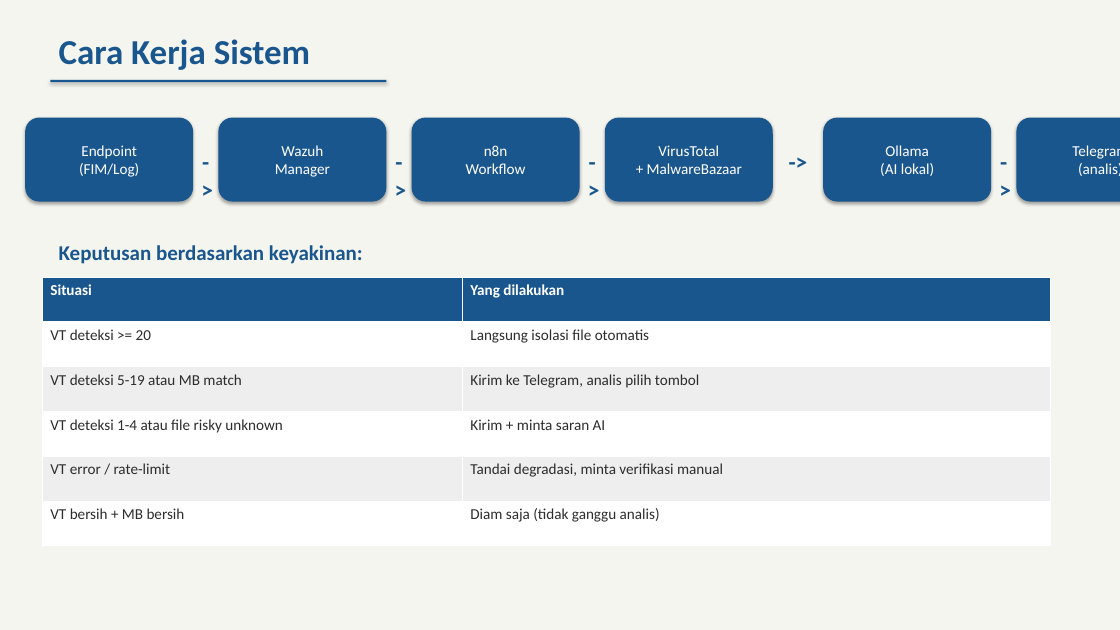
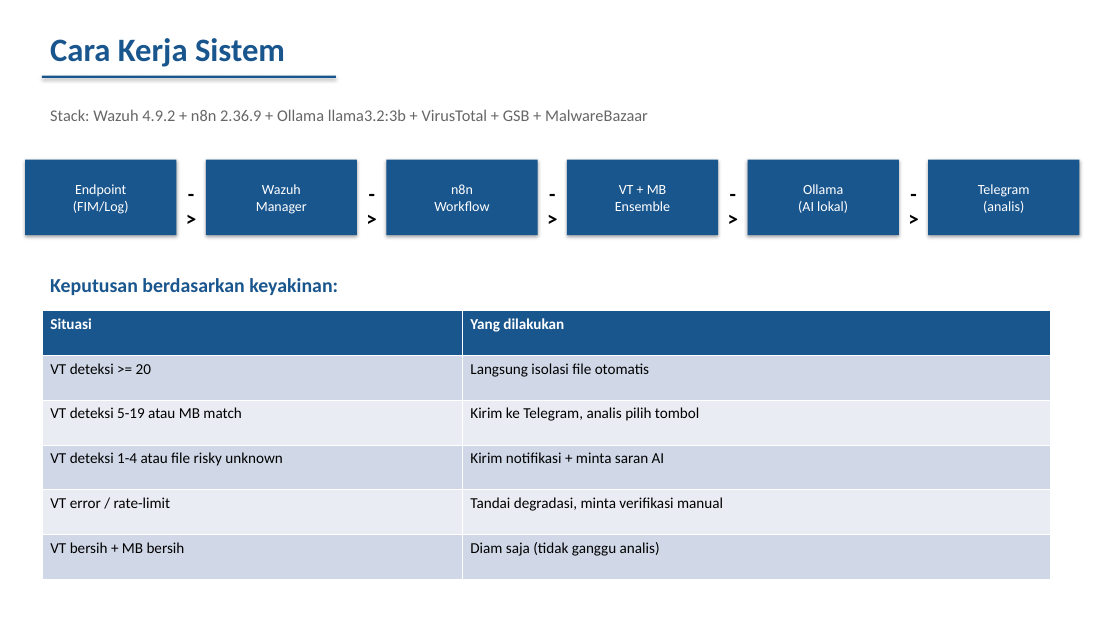
Before and after one commit to ravi-arnan/soar-project, a slide deck: slide 3 of docs/BIMBINGAN-TA-SOAR.pptx. Drawn at 1120x630 pixels with LibreOffice and Linux fonts; fonts in the diff are those of the drawing. Boxes give left, top, right and bottom in pixels: in the first picture for what was removed or moved away, otherwise in the second. Text is boxed around its words. In the diff, an @@ line names an element or a change of style, - is before the commit and + after.

Commit message:
docs: PPT bimbingan v3 — desain sederhana seperti PPT mahasiswa
- Background putih polos (bukan gradient/dark)
- Kotak flow pakai RECTANGLE biasa (bukan rounded neon)
- Tabel standar (bukan card styling)
- Bullet point biasa dengan indentasi
- Warna: hitam + biru tua saja
- Tidak ada emoji, gradient, atau shadow
- Lebih banyak teks, kurang visual berlebihan

```diff
--- a/docs/BIMBINGAN-TA-SOAR.pptx
+++ b/docs/BIMBINGAN-TA-SOAR.pptx
@@ background #F5F5F0 to #FFFFFF @@
@@ text "Cara Kerja Sistem": place and size @@
-text "Cara Kerja Sistem" at [59, 39, 310, 70]
+text "Cara Kerja Sistem" at [50, 38, 285, 67]
@@ text "Cara Kerja Sistem" at [50, 38, 285, 67]: size 30 to 28 pt @@
@@ rectangle: place and size @@
-rectangle at [50, 80, 386, 82]
+rectangle at [42, 76, 336, 78]
@@ text added at [50, 109, 648, 121], 14 pt, text #666666 @@
+Stack: Wazuh 4.9.2 + n8n 2.36.9 + Ollama llama3.2:3b + VirusTotal + GSB + MalwareBazaar
@@ rounded rectangle removed at [605, 118, 773, 202] @@
-VirusTotal
-+ MalwareBazaar
@@ text removed at [773, 143, 823, 176] @@
-->
@@ rectangle "Endpoint (FIM/Log)": place and size @@
-rectangle "Endpoint (FIM/Log)" at [25, 118, 193, 202]
+rectangle "Endpoint (FIM/Log)" at [25, 160, 176, 235]
@@ text added at [176, 176, 206, 218], 18 pt, text #000000, bold @@
+->
@@ rectangle "Wazuh Manager": place and size @@
-rectangle "Wazuh Manager" at [218, 118, 386, 202]
+rectangle "Wazuh Manager" at [206, 160, 357, 235]
@@ size 20 to 18 pt, text colour #1A568E to #000000 in 4 elements at [899, 176, 928, 218], [718, 176, 748, 218], [538, 176, 567, 218], [357, 176, 386, 218] @@
@@ text "->": place and size @@
-text "->" at [386, 143, 412, 176]
+text "->" at [357, 176, 386, 218]
@@ rectangle "n8n Workflow": place and size @@
-rectangle "n8n Workflow" at [412, 118, 580, 202]
+rectangle "n8n Workflow" at [386, 160, 538, 235]
@@ text "->": place and size @@
-text "->" at [193, 143, 218, 176]
+text "->" at [538, 176, 567, 218]
@@ rectangle added at [567, 160, 718, 235], fill #1A568E, 12 pt, text #FFFFFF @@
+VT + MB
+Ensemble
@@ text "->": place and size @@
-text "->" at [580, 143, 605, 176]
+text "->" at [718, 176, 748, 218]
@@ rectangle "Ollama (AI lokal)": place and size @@
-rectangle "Ollama (AI lokal)" at [823, 118, 991, 202]
+rectangle "Ollama (AI lokal)" at [748, 160, 899, 235]
@@ text "->": place and size @@
-text "->" at [991, 143, 1017, 176]
+text "->" at [899, 176, 928, 218]
@@ size 13 to 12 pt; rounded rectangle to rectangle in 5 elements at [25, 160, 176, 235], [206, 160, 357, 235], [386, 160, 538, 235], [748, 160, 899, 235], [928, 160, 1080, 235] @@
@@ rectangle "Telegram (analis)": place and size @@
-rectangle "Telegram (analis)" at [1017, 118, 1120, 202]
+rectangle "Telegram (analis)" at [928, 160, 1080, 235]
@@ text "Keputusan berdasarkan keyakinan:": place and size @@
-text "Keputusan berdasarkan keyakinan:" at [59, 245, 363, 264]
+text "Keputusan berdasarkan keyakinan:" at [50, 278, 338, 295]
@@ text "Keputusan berdasarkan keyakinan:" at [50, 278, 338, 295]: size 18 to 17 pt @@
@@ table at [42, 311, 1050, 580] @@
-row 4, column 2: Kirim + minta saran AI
+row 4, column 2: Kirim notifikasi + minta saran AI
@@ fill #FFFFFF to #D0D8E8 in 6 cells @@
@@ fill #EEEEEE to #E9EDF4 in 4 cells @@
@@ text colour #2D2D2D to #000000 in "VT deteksi >= 20", "Langsung isolasi file otomatis", "VT deteksi 5-19 atau MB match", "Kirim ke Telegram, analis pilih tombol" and 5 more places @@
@@ table: place and size @@
-table at [42, 277, 1050, 546]
+table at [42, 311, 1050, 580]
```
Also in this commit, not shown: 6 other slides changed, 1 other file.
